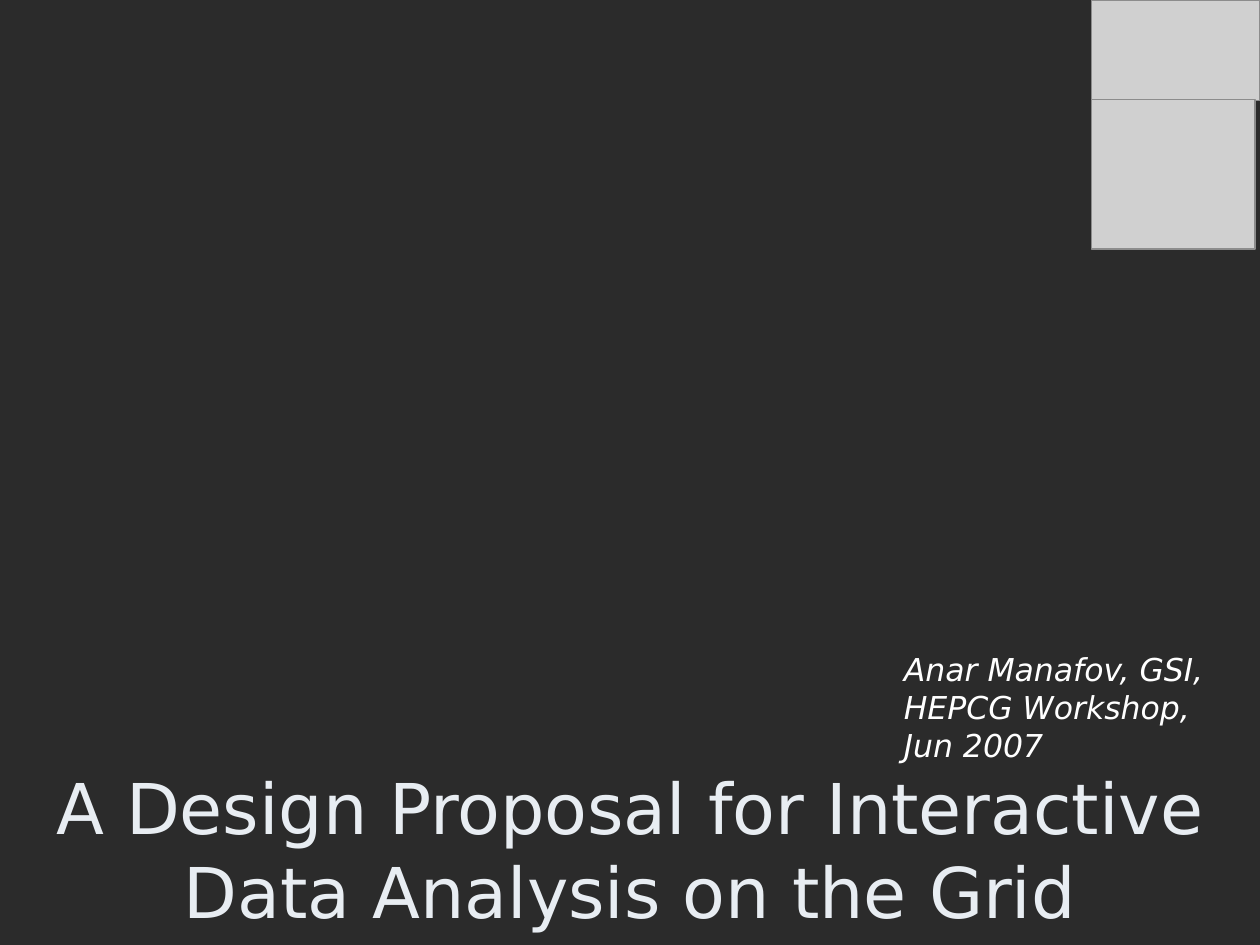
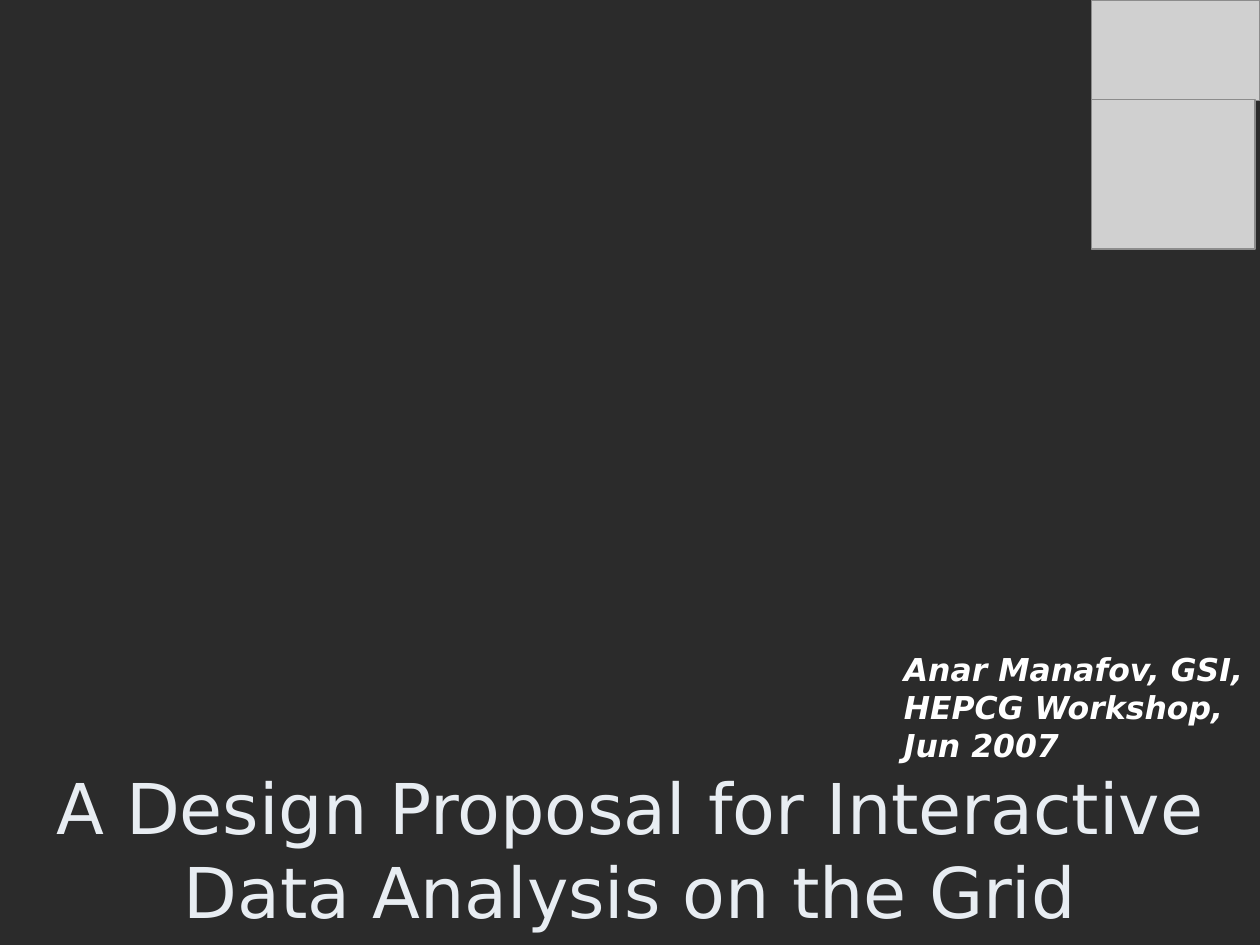
Before and after one commit to AnarManafov/PoDDocumentation, a slide deck: slide 1 of HEPCG-Workshops/2007-Jun/HEPCG-Workshops-2007-Jun(GSI).ppt. Drawn at 1260x945 pixels with LibreOffice and Linux fonts; fonts in the diff are those of the drawing; grey boxes stand for pictures; background and template pictures are left out; a plain dark background stands for a picture behind light text. Boxes give left, top, right and bottom in pixels: in the first picture for what was removed or moved away, otherwise in the second. Text is boxed around its words. In the diff, an @@ line names an element or a change of style, - is before the commit and + after.

```diff
--- a/HEPCG-Workshops/2007-Jun/HEPCG-Workshops-2007-Jun(GSI).ppt
+++ b/HEPCG-Workshops/2007-Jun/HEPCG-Workshops-2007-Jun(GSI).ppt
@@ subtitle "Anar Manafov, GSI," at (904,657,1243,763): bold on @@
```
Also in this commit, not shown: 3 other slides changed, 1 other file.
